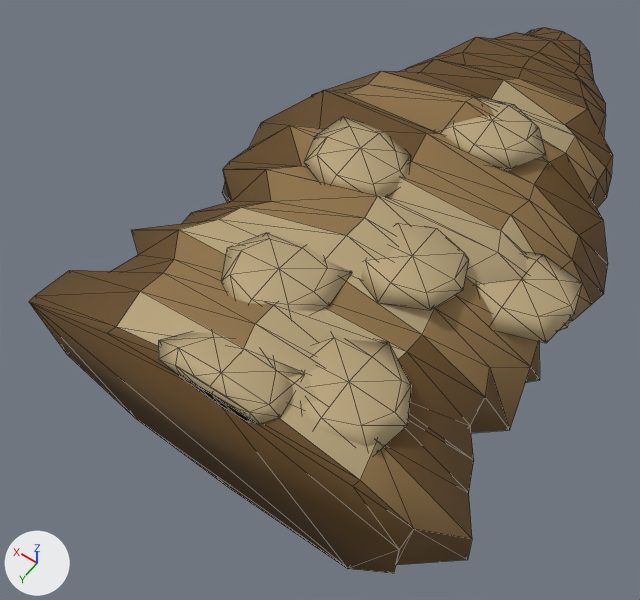
Two versions of the glTF model public/models/enemies/newsh8-87-f4.glb, one commit apart.
Camera for both pictures: a 50 mm lens placed at (-0.9, 1.93, 2.08), pointed at (0.11, 0.51, -0.15). Lighting does not change. The marker at lower left points along +X, +Y and +Z. The older version comes first. Mesh edges are drawn as thin lines.

In view in the first picture: 'newsh8-87-f4'.
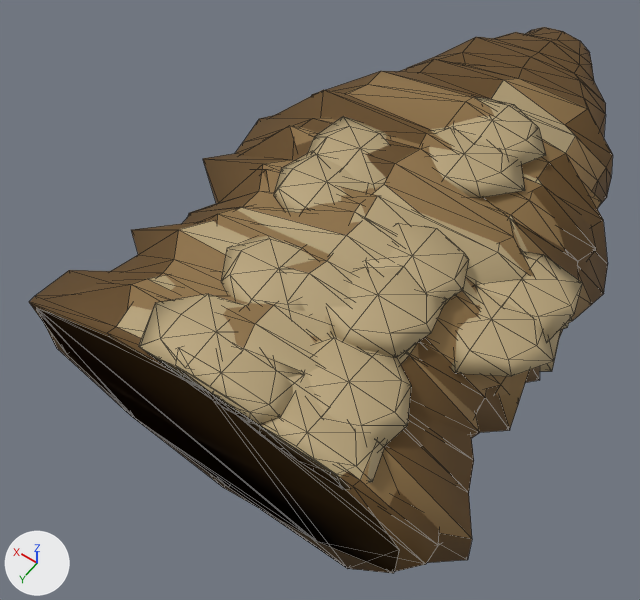
What differs and where, as boxes (x1, y1, x2, y2) in the pictures (640 x 600 px):
'newsh8-87-f4-worm-123', added
    after: (36, 62, 602, 572)
    faces in mat_pal_28_nsh8_9 (beige #b6a279): (139, 127, 561, 489)
    faces in mat_pal_22_nsh8_9 (brown #654920): (36, 62, 596, 572)
    faces in mat_pal_25_nsh8_9 (brown #8e7145): (128, 118, 602, 431)

Edits to the bpy script that builds the scene:
```text
Add me_newsh8_87_f4_worm_123:
    me_newsh8_87_f4_worm_123.from_pydata(...)  # 404 vertices, 780 faces; spans x -0.65..0.62, y -0.77..1.17, z -0.25..0.35
    # faces by material slot: [390, 58, 332]
    me_newsh8_87_f4_worm_123.materials.append(mat_pal_22_nsh8_9)  # brown #654920
    me_newsh8_87_f4_worm_123.materials.append(mat_pal_25_nsh8_9)  # brown #8e7145
    me_newsh8_87_f4_worm_123.materials.append(mat_pal_28_nsh8_9)  # beige #b6a279
Add ob_newsh8_87_f4_worm_123:
    ob_newsh8_87_f4_worm_123 = bpy.data.objects.new('newsh8-87-f4-worm-123', me_newsh8_87_f4_worm_123)
    ob_newsh8_87_f4_worm_123.location = (0.0, 0.0, 0.0)
```
